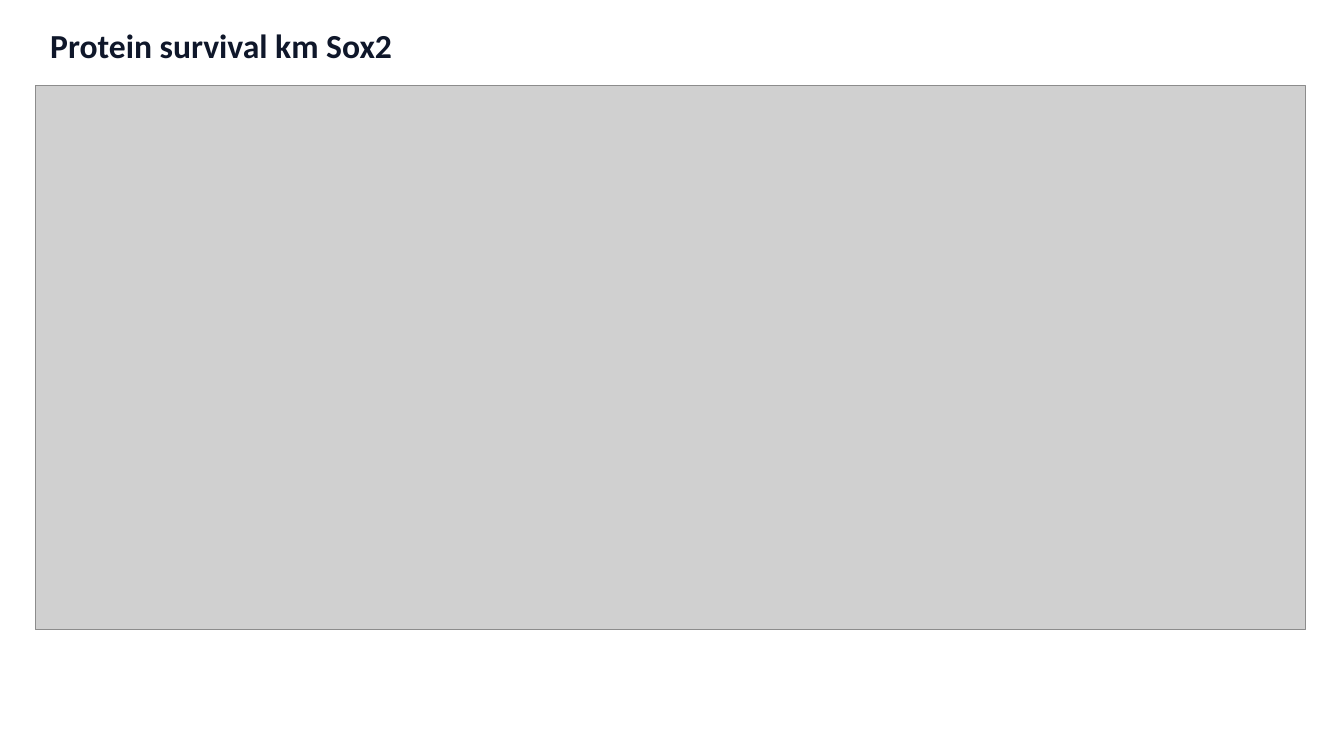
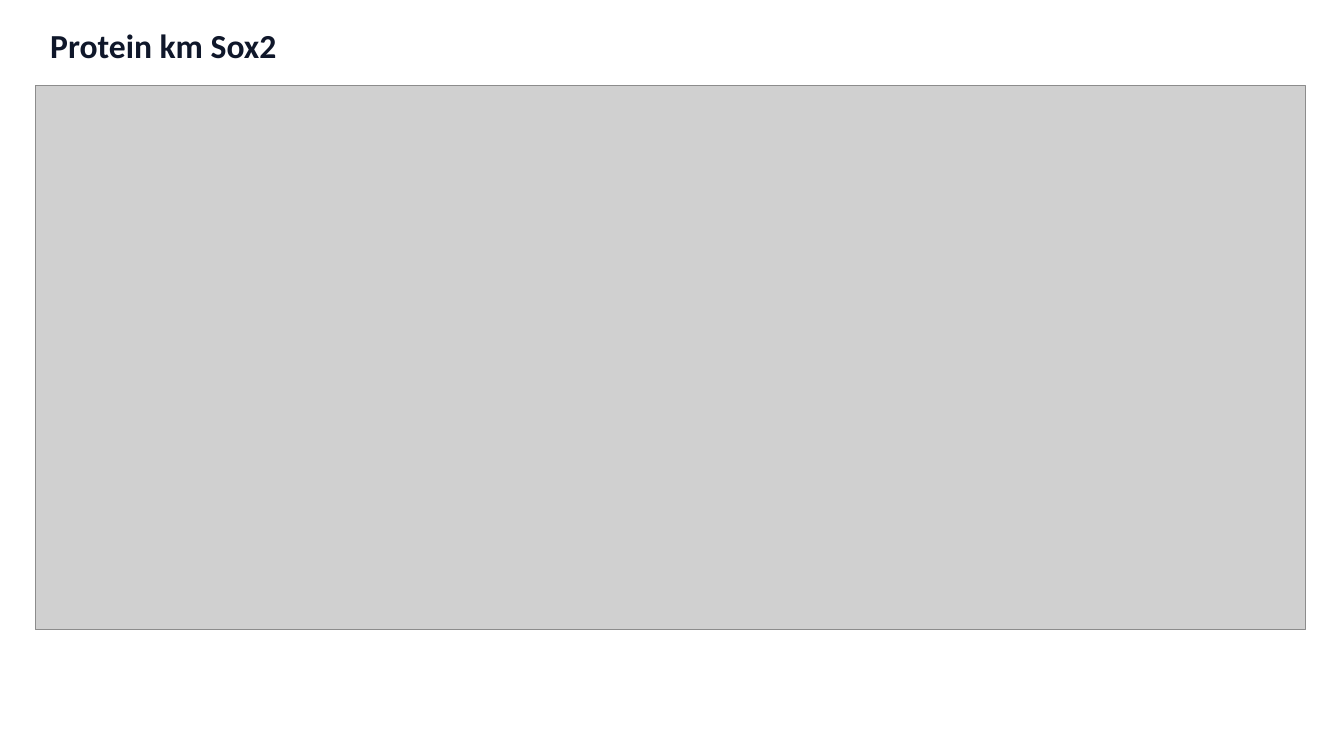
Before and after one commit to aonkondey01/HistoGEN-NucleateNY-NextGen-BioAgents-Hackathon, a slide deck: slide 29 of data/tcga_lung/important_lung_genes/visual_report/TCGA_Lung_Visual_Summary.pptx (slide 30 before the commit). Drawn at 1344x756 pixels with LibreOffice and Linux fonts; fonts in the diff are those of the drawing; grey boxes stand for pictures. Boxes give left, top, right and bottom in pixels: in the first picture for what was removed or moved away, otherwise in the second. Text is boxed around its words. In the diff, an @@ line names an element or a change of style, - is before the commit and + after.

```diff
--- a/data/tcga_lung/important_lung_genes/visual_report/TCGA_Lung_Visual_Summary.pptx
+++ b/data/tcga_lung/important_lung_genes/visual_report/TCGA_Lung_Visual_Summary.pptx
@@ text at bbox=[50, 34, 277, 59]: text changed @@
-Protein survival km Sox2
+Protein km Sox2
```
Also in this commit, not shown: 6 other slides changed, 3 slides removed, 15 other files.
